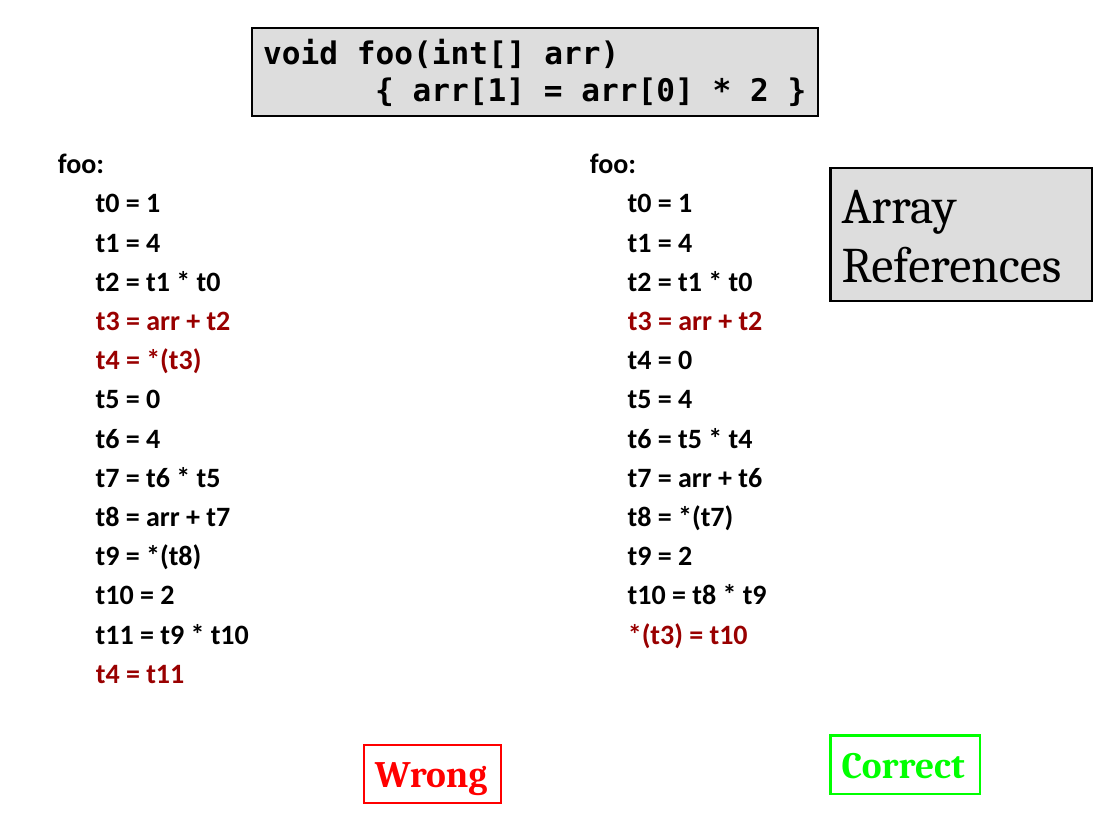
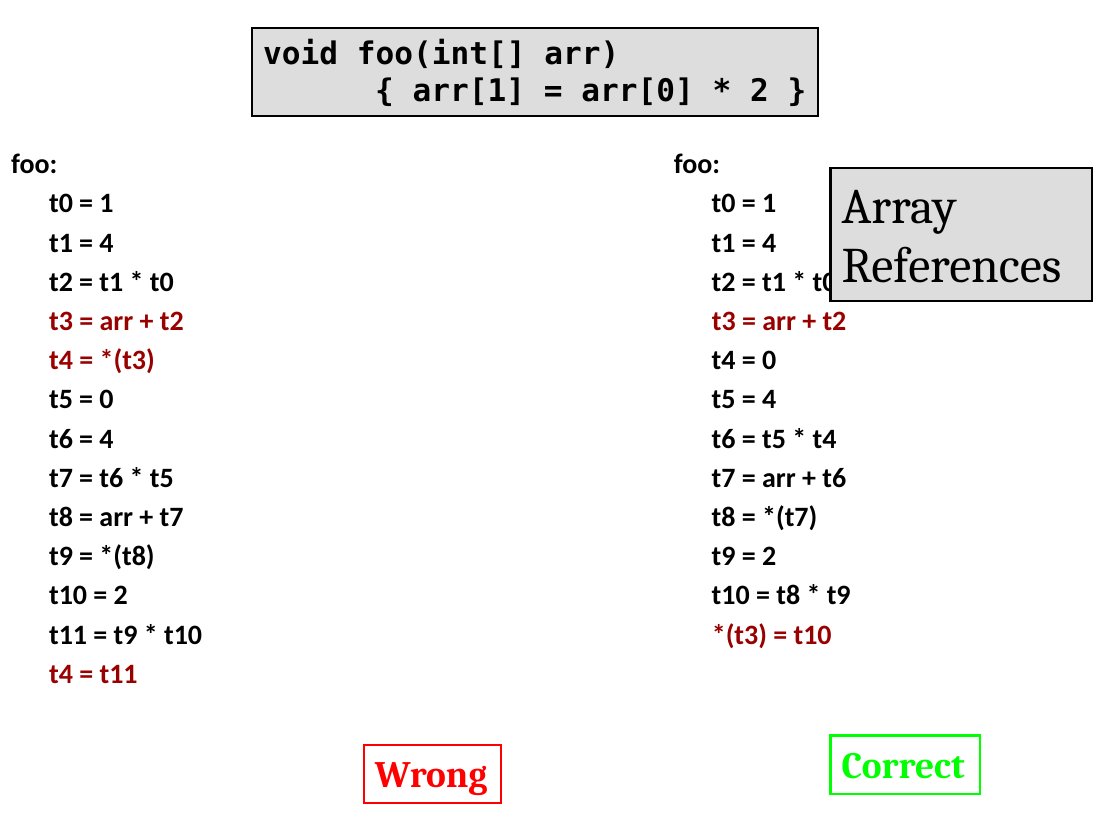
Before and after one commit to anoopsarkar/compilers-class, a slide deck: slide 23 of assets/ppt/codegen/ir.pptx. Drawn at 1120x840 pixels with LibreOffice and Linux fonts; fonts in the diff are those of the drawing. Boxes give left, top, right and bottom in pixels: in the first picture for what was removed or moved away, otherwise in the second. Text is boxed around its words. In the diff, an @@ line names an element or a change of style, - is before the commit and + after.

```diff
--- a/assets/ppt/codegen/ir.pptx
+++ b/assets/ppt/codegen/ir.pptx
@@ text "foo:": place and size @@
-text "foo:" at [58, 153, 249, 684]
+text "foo:" at [11, 153, 202, 684]
@@ text "foo:": place and size @@
-text "foo:" at [590, 153, 767, 648]
+text "foo:" at [674, 153, 851, 648]
```
Also in this commit, not shown: 4 other slides changed, 5 other files.
